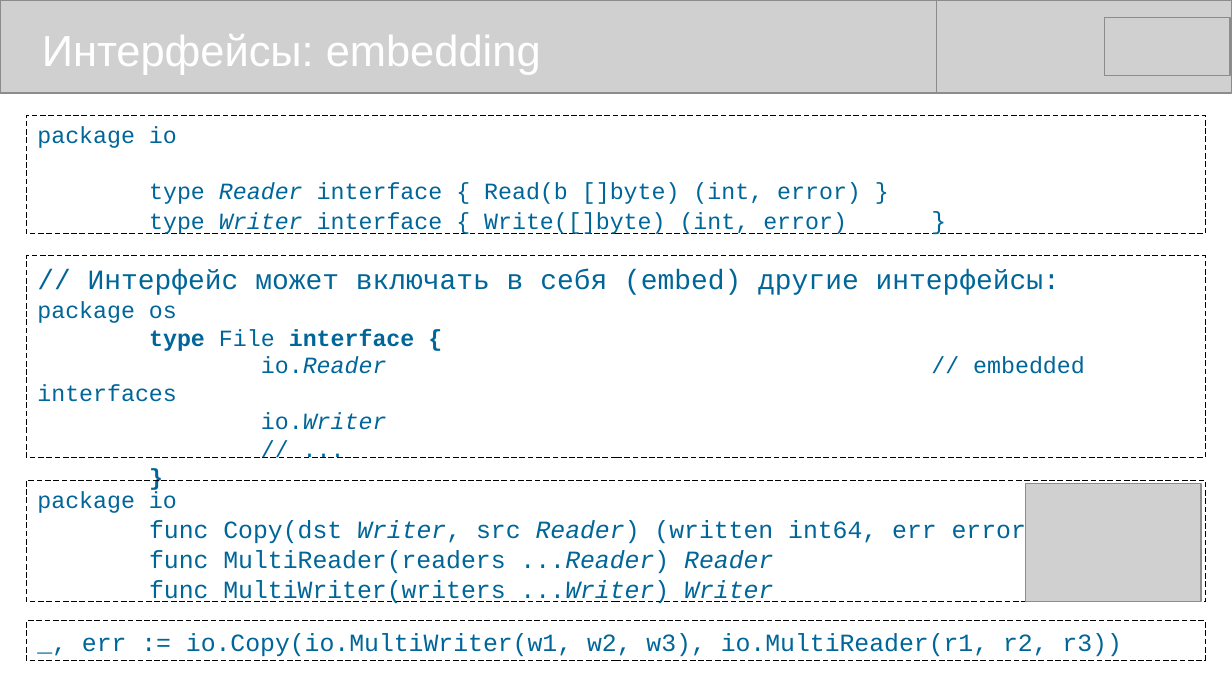
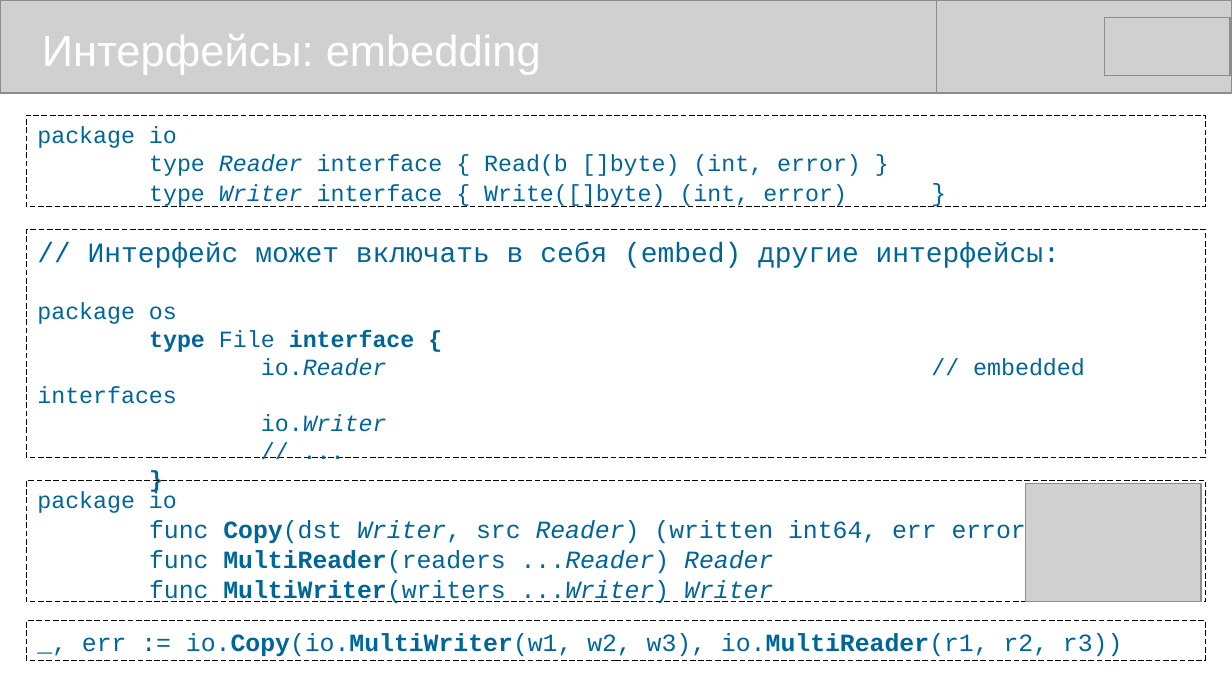
Before and after one commit to mike-shock/Go_language, a slide deck: slide 28 of Go_Preview.odp. Drawn at 1232x693 pixels with LibreOffice and Linux fonts; fonts in the diff are those of the drawing; grey boxes stand for pictures. Boxes give left, top, right and bottom in pixels: in the first picture for what was removed or moved away, otherwise in the second. Text is boxed around its words. In the diff, an @@ line names an element or a change of style, - is before the commit and + after.

```diff
--- a/Go_Preview.odp
+++ b/Go_Preview.odp
@@ rectangle "package io": place and size @@
-rectangle "package io" at bbox=[27, 115, 1206, 234]
+rectangle "package io" at bbox=[27, 115, 1206, 207]
@@ rectangle "// Интерфейс может включать в ...": place and size @@
-rectangle "// Интерфейс может включать в ..." at bbox=[27, 256, 1206, 457]
+rectangle "// Интерфейс может включать в ..." at bbox=[27, 229, 1206, 457]
@@ text in rectangle at bbox=[149, 520, 1041, 603]: bold on in "Copy(dst", "MultiReader(readers", "MultiWriter(writers" @@
@@ rectangle "_, err := io.Copy(io.MultiWriter(w1, w2, ..." at bbox=[27, 622, 1206, 661]: bold on in "io.Copy(io.MultiWriter(w1, io.MultiReader(r1," @@
```
Also in this commit, not shown: 17 other slides changed, 7 other files.
